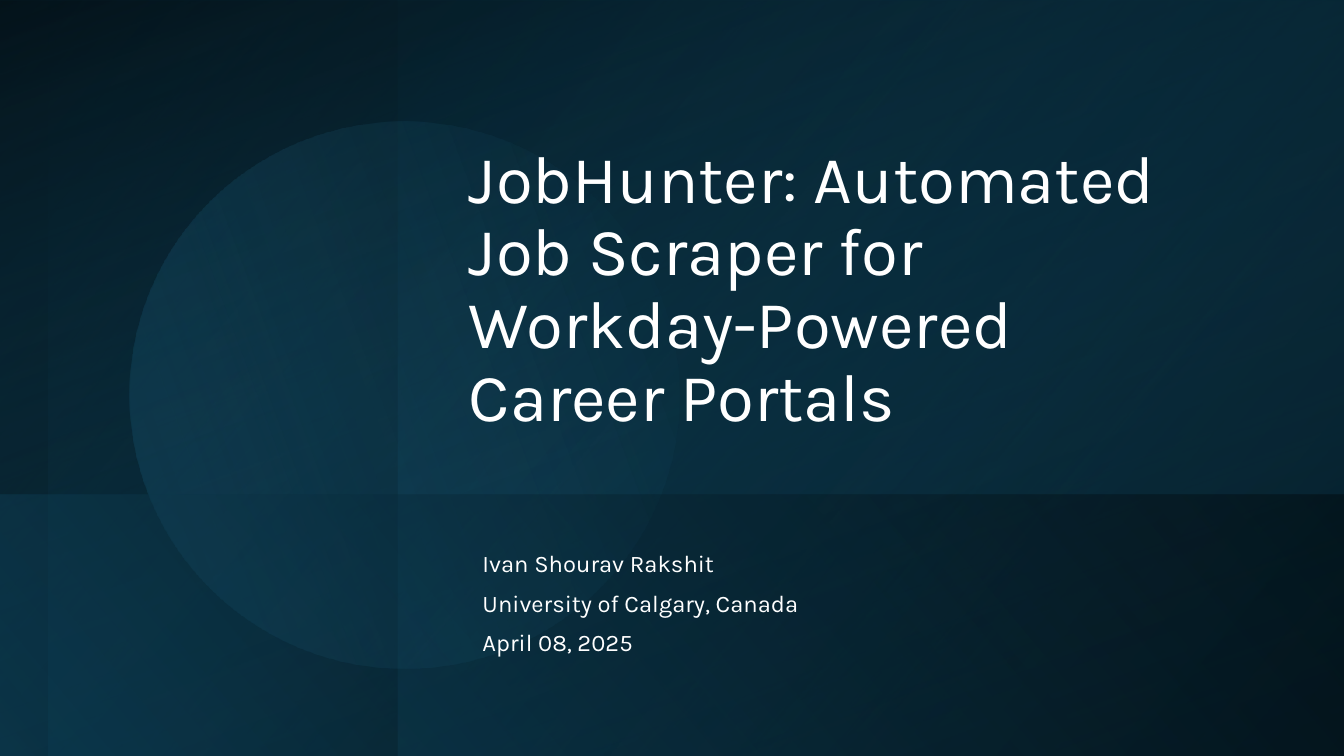
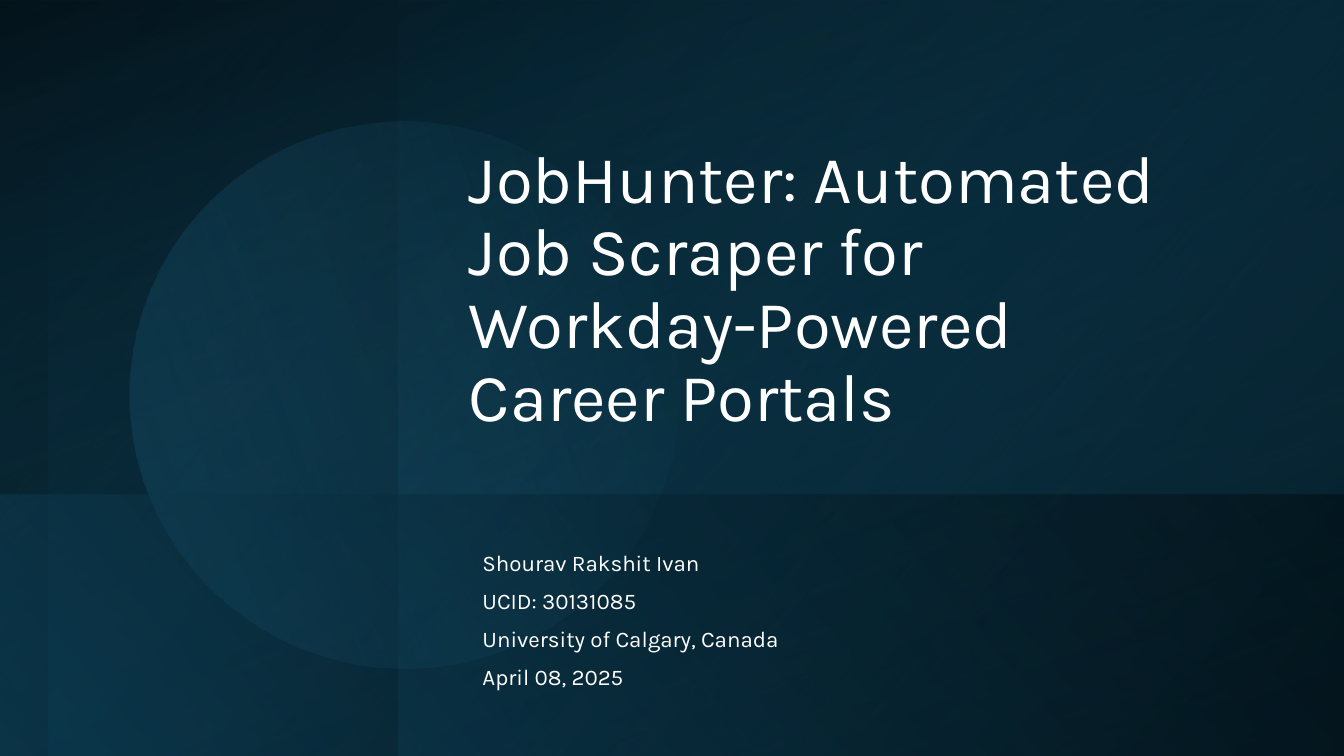
Before and after one commit to ShouravRakshit/JobHunter, a slide deck: slide 1 of JobHunter/JobHunter_Presentation.pptx. Drawn at 1344x756 pixels with LibreOffice and Linux fonts; fonts in the diff are those of the drawing. Boxes give left, top, right and bottom in pixels: in the first picture for what was removed or moved away, otherwise in the second. Text is boxed around its words. In the diff, an @@ line names an element or a change of style, - is before the commit and + after.

```diff
--- a/JobHunter/JobHunter_Presentation.pptx
+++ b/JobHunter/JobHunter_Presentation.pptx
@@ subtitle at box(482, 555, 699, 610): text changed; size 17 to 16 pt @@
-Ivan Shourav Rakshit
+Shourav Rakshit Ivan
+UCID: 30131085
@@ subtitle at box(482, 631, 778, 691): size 17 to 16 pt in "University of Calgary, Canada", "April 08, 2025" @@
```
Also in this commit, not shown: 8 other slides changed, 2 slides added, 1 slide removed.
